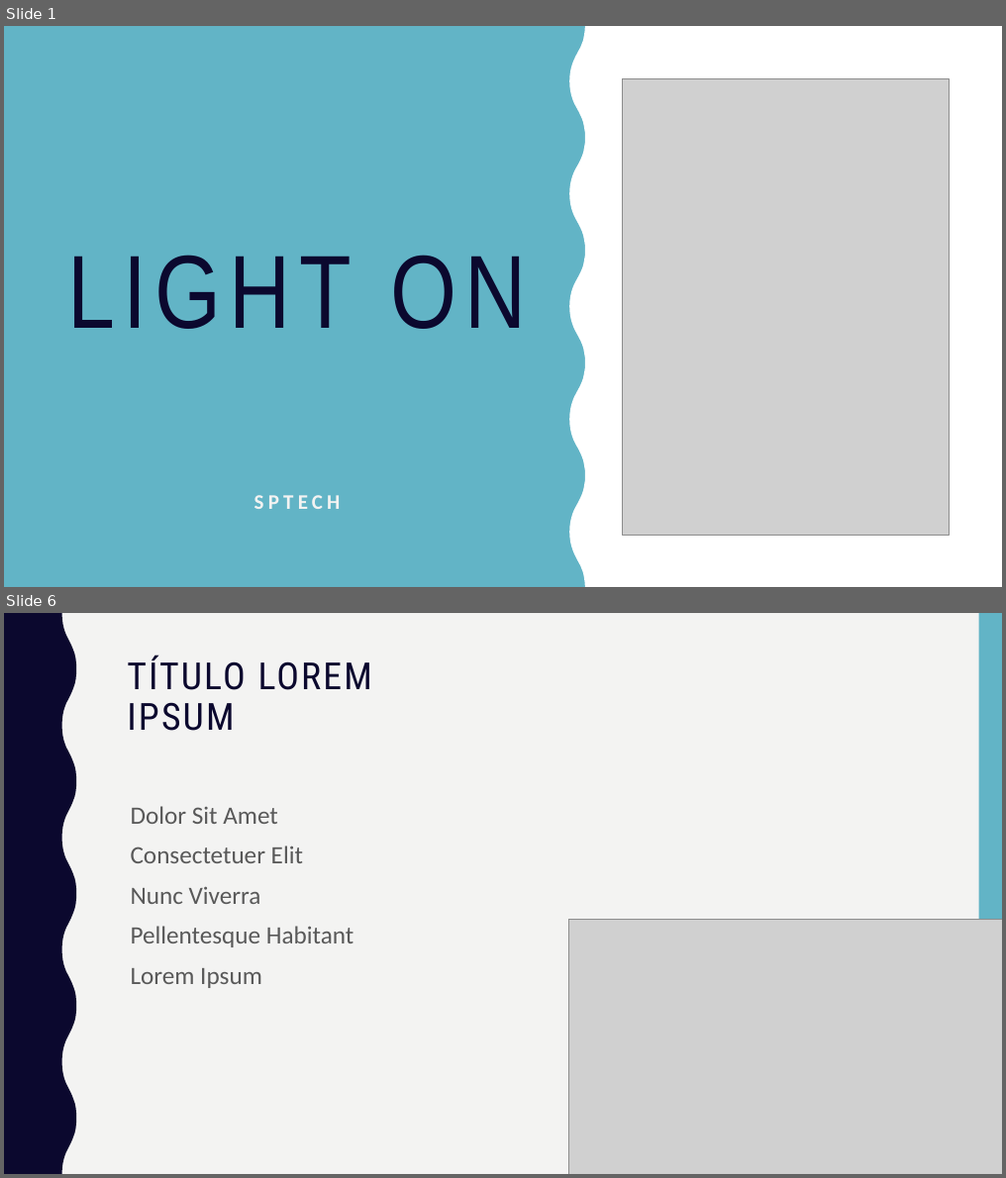
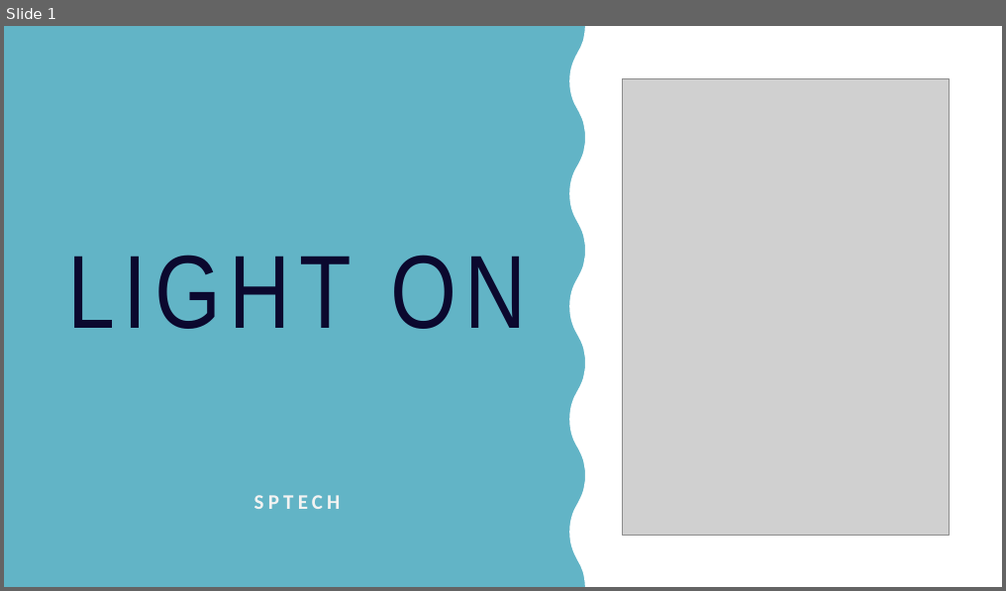
Before and after one commit to caiqueoak03/Projeto-PI, a slide deck: Documentação/Light ON.pptx. Shown one above the other, each under a label of ours: slides 1 and 6 before the commit, slide 1 after it; the slides between them are not shown. The pictures are 1006x1178 and 1006x591 pixels, drawn with LibreOffice and Linux fonts; fonts in the diff are those of the drawing; grey boxes stand for pictures. Boxes give left, top, right and bottom in pixels: in the first picture for what was removed or moved away, otherwise in the second. Text is boxed around its words. In the diff, an @@ line names an element or a change of style, - is before the commit and + after.

```diff
--- a/Documentação/Light ON.pptx
+++ b/Documentação/Light ON.pptx
@@ slide 6 removed at (x1=4, y1=613, x2=1002, y2=1174), background #F3F3F2 @@
@@ freeform shape removed at (x1=4, y1=613, x2=76, y2=1174) @@
@@ rectangle removed at (x1=979, y1=613, x2=1002, y2=1174) @@
@@ title removed at (x1=127, y1=656, x2=372, y2=731) @@
-TÍTULO LOREM IPSUM
@@ text removed at (x1=131, y1=806, x2=353, y2=988) @@
-Dolor Sit Amet
-Consectetuer Elit
-Nunc Viverra
-Pellentesque Habitant
-Lorem Ipsum
@@ picture removed at (x1=569, y1=919, x2=1002, y2=1174) @@
```
Also in this commit, not shown: 12 slides added, 7 other slides removed, 1 other file.
